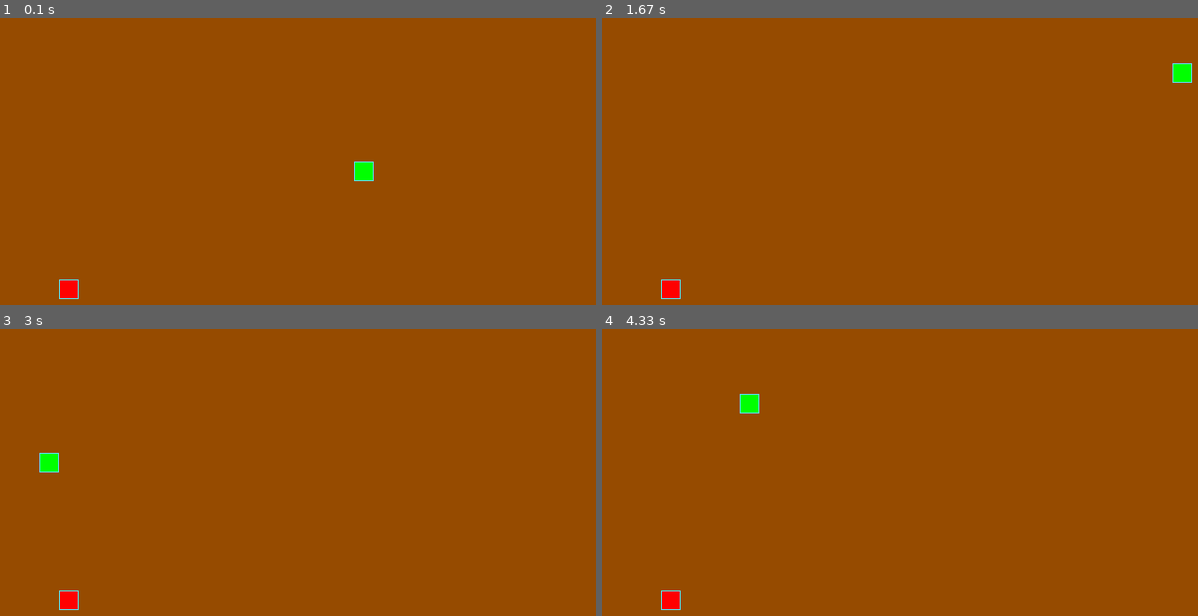
Above: before the commit, frames 1-4 (two rows, left to right).
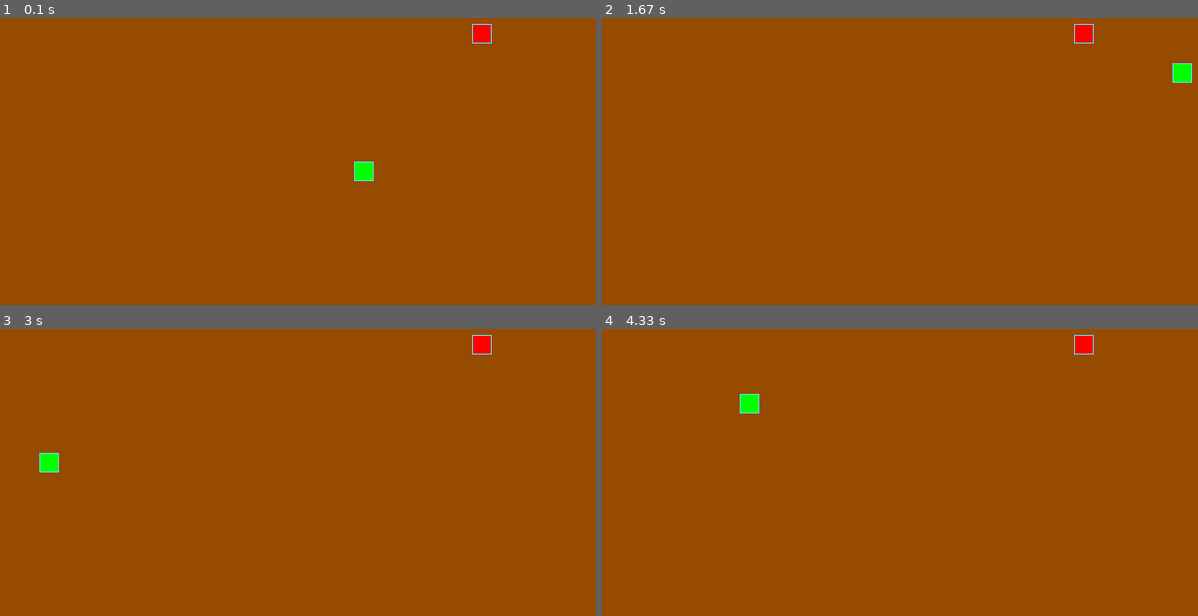
Above: after the commit, the same moments.

Repository: Cka3o4Hukk/the_snake
Game: pygame game, started from the_snake.py
Two runs of this game, one before a commit and one after it. Both use one fixed random seed, a clock stepped at 60 frames per second and the inputs below.
Inputs:
- Up to frame 1 (0.1 s): no input
- Up to frame 2 (1.67 s): hold Right 0.33-0.8 s; hold Up 0.83-1.3 s; hold Right from 1.33 s (still down)
- Up to frame 3 (3 s): release Right at 1.8 s; hold Down 2.4-2.7 s; hold Left from 2.73 s (still down)
- Up to frame 4 (4.33 s): release Left at 3.13 s; hold Up 3.17-3.53 s; hold Right 3.57-4.2 s; hold Down from 4.23 s (still down)

The runs differ from the first frame. In frame 1, 0.5% of the frame differs, in the area x 9-83%, y 2-98%; in frame 2, 0.5%; in frame 3, 0.5%; in frame 4, 0.5%.

Commit message:
Игра работает

Diff:
--- a/the_snake.py
+++ b/the_snake.py
@@ -1,9 +1,11 @@
+"""Здравствуйте. В коде много недостатков, но основная логика работает.
+После отправления на ревью я продолжаю дорабатывать проект.
+Отправил, чтобы быстрее шёл процесс"""
 from random import randint
-
 import pygame
 
 # Инициализация PyGame:
-pygame.init()
+
 
 # Константы для размеров поля и сетки:
 SCREEN_WIDTH, SCREEN_HEIGHT = 640, 480
@@ -46,23 +48,27 @@
 
 
 # Тут опишите все классы игры.
+"""dsfsdfsdf"""
 class GameObject():
+    """Создание начальных данных"""
     def __init__(self):
         self.position = (0, 0)
         self.body_color = DEFAULT_COLOR
         self.length = 1
 
-    def draw():
-        pass
+    def draw(self):
+        """Абстрактный метод. Нет pass, чтобы не было предупреждения
+        Unnecessary pass statement"""
 
 
 class Apple(GameObject):
+    """Создание и настройка яблока"""
     def __init__(self):
         self.body_color = APPLE_COLOR
         self.position = self.randomize_position()
-
     # Создание координат яблока кортежем
     def randomize_position(self):
+        """Создание позиции яблока в центре"""
         return (
             randint(0, GRID_WIDTH) * GRID_SIZE,
             randint(0, GRID_HEIGHT) * GRID_SIZE
@@ -76,8 +82,10 @@
 
 
 class Snake(GameObject):
+    """Основные характеристики змейки"""
     def __init__(self):
         # начальное положение змейки
+        self.position = None
         self.positions = [((SCREEN_WIDTH // 2), (SCREEN_HEIGHT // 2))]
         self.length = 1  # длины змейки
         self.next_direction = None
@@ -85,7 +93,9 @@
         self.last = None  # последний сегмент змейки
         self.direction = RIGHT  # заданное первоначальное движение
 
+
     def draw(self):
+        """Создание змейки"""
         for position in self.positions[:-1]:
             rect = (pygame.Rect(position, (GRID_SIZE, GRID_SIZE)))
             pygame.draw.rect(screen, self.body_color, rect)
@@ -102,6 +112,7 @@
             pygame.draw.rect(screen, BOARD_BACKGROUND_COLOR, last_rect)
 
     def update_direction(self, direction):
+        """Обновление направление движения змейки """
         # Движение вниз
         if direction == UP and self.direction != DOWN:
             self.direction = UP
@@ -119,15 +130,18 @@
             self.direction = RIGHT
 
     def get_head_position(self):
+        """Возвращает позицию головы змейки"""
         return list(self.positions[0])
 
     def move(self):
+        "Движение змейки"
         # Первоначальное положение головы
         head = self.positions[0]
 
         # Новое положение головы
         length_snake = [(head[0] + self.direction[0] * GRID_SIZE, head[1] +
                          + self.direction[1] * GRID_SIZE)]
+
         # Выход за игровое поле налево
         if length_snake[0][0] < 0:
             length_snake[0] = (SCREEN_WIDTH - GRID_SIZE, length_snake[0][1])
@@ -144,28 +158,36 @@
         elif length_snake[0][1] >= SCREEN_HEIGHT:
             length_snake[0] = (length_snake[0][0], 0)
 
-        # Удаление хвоста
-        self.positions.insert(0, length_snake[0])
-        if len(self.positions) > self.length:
-             self.positions.pop()
+        # Если было столкновение с яблоком, добавляем новую голову
+        if len(self.positions) < self.length:
+            self.positions.insert(0, length_snake[0])
+        else:
+            # Иначе удаляется хвост
+            self.positions.insert(0, length_snake[0])
+            if len(self.positions) > self.length:
+                self.positions.pop()
 
         self.length_snake = length_snake
-        print(head)
-        print(length_snake)
+
 
     def check_collision(self, apple):
+        """Увеличение змейки, если она съела яблоко (координаты совпали) """
         if self.positions[0] == apple.position:
+            self.length += 1
+            apple.position = apple.randomize_position()
             return True
         return False
-
-    #        print('asd')
-#            self.positions.insert(0, length_snake[0])
-        #    if self.length > 1:
-        #        self.positions = [length_snake] + self.positions[:]
-
+    # Сброс при столкновении с собой
+    def reset(self):
+        """Если элемент поля есть в теле змейки, тогда сброс в изначальное состояние """
+        if self.length_snake[0] in self.positions[1:]:
+            self.positions = [((SCREEN_WIDTH // 2), (SCREEN_HEIGHT // 2))]
+            self.length = 1
 
 
 def handle_keys(game_object):
+    """Обрабатывает нажатия клавиш, чтобы изменить направление движения змейки"""
+    # pylint: disable=no-member - добавил, так как возникают предупрежения
     for event in pygame.event.get():
         if event.type == pygame.QUIT:
             pygame.quit()
@@ -179,11 +201,11 @@
                 game_object.next_direction = LEFT
             elif event.key == pygame.K_RIGHT and game_object.direction != LEFT:
                 game_object.next_direction = RIGHT
-
-
 def main():
+    """Основной игровой цикл"""
+    # pylint: disable=no-member
+    pygame.init()
     # Тут нужно создать экземпляры классов.
-    pygame.init()
     apple = Apple()
     apple.draw()
     snake = Snake()
@@ -206,22 +228,16 @@
                     snake.update_direction(RIGHT)
 
         if snake.check_collision(apple):
-            apple = Apple()
-
-            print(snake.length_snake)
-
+            snake.length += 1
+            apple = Apple() # создание нового яблока
+        snake.reset()
         snake.move()
         screen.fill(BOARD_BACKGROUND_COLOR)
         apple.draw()
         snake.draw()
         pygame.display.update()
         clock.tick(SPEED)
-
-
-
     pygame.quit()
-
-
 if __name__ == '__main__':
     main()
 
